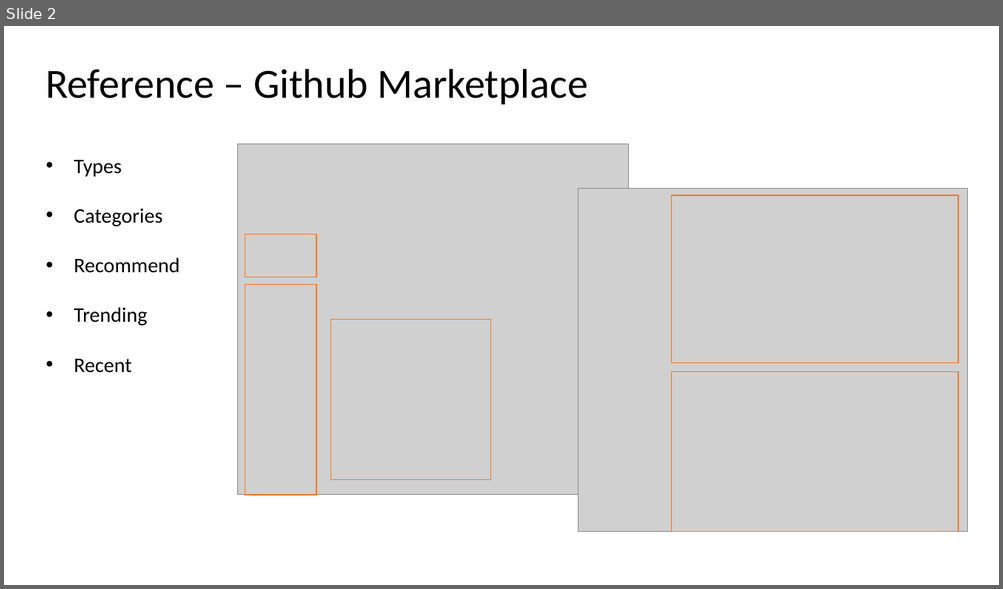
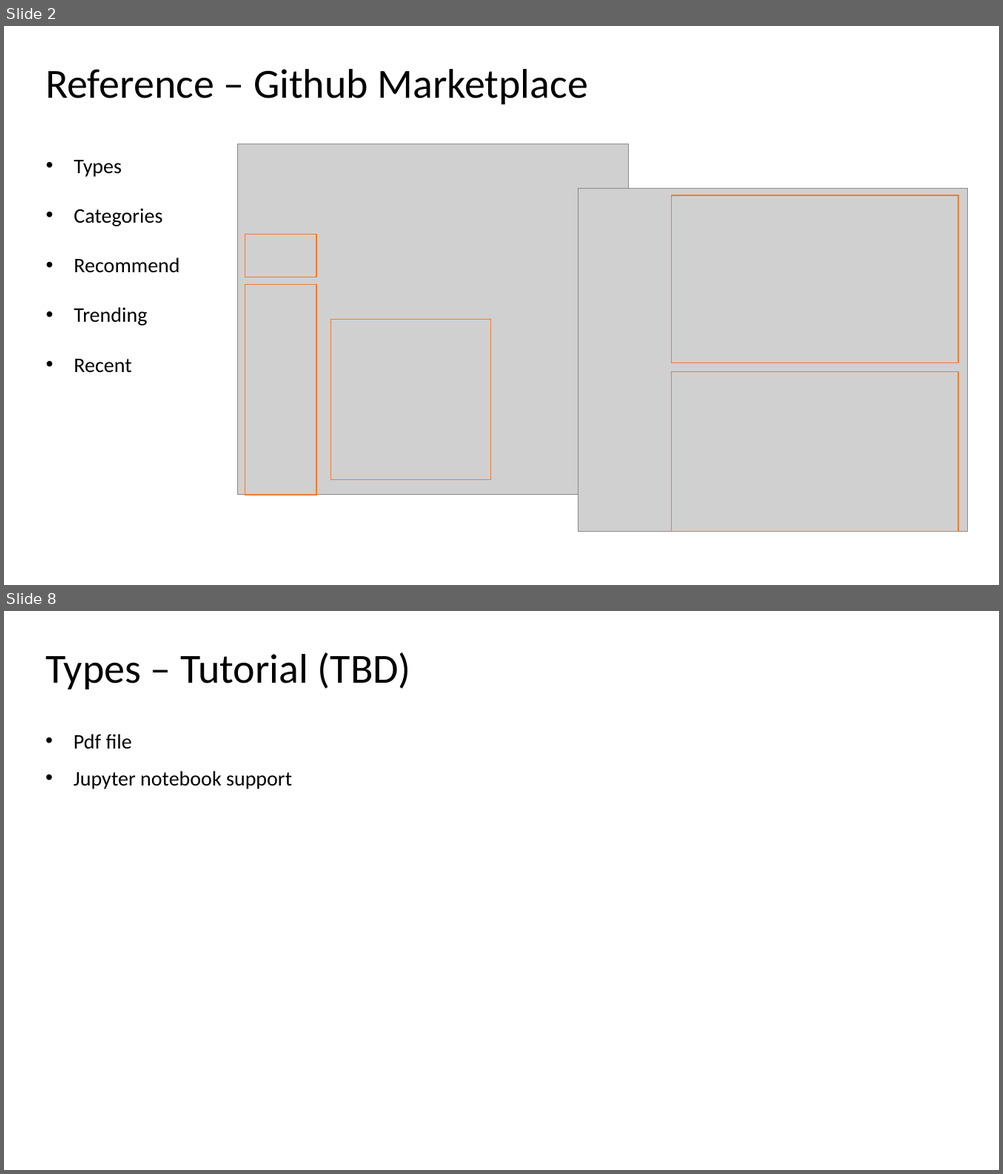
Before and after one commit to microsoft/openpaimarketplace, a slide deck: design/marketplace design user story.pptx. Shown one above the other, each under a label of ours: slide 2 before the commit, slides 2 and 8 after it; the slides between them are not shown. The pictures are 1003x589 and 1003x1174 pixels, drawn with LibreOffice and Linux fonts; fonts in the diff are those of the drawing; grey boxes stand for pictures. Boxes give left, top, right and bottom in pixels: in the first picture for what was removed or moved away, otherwise in the second. Text is boxed around its words. In the diff, an @@ line names an element or a change of style, - is before the commit and + after.

```diff
--- a/design/marketplace design user story.pptx
+++ b/design/marketplace design user story.pptx
@@ slide 8 added at (4, 611, 999, 1170), background #FFFFFF @@
@@ title added at (45, 652, 411, 689), 40 pt, text #000000 @@
+Types – Tutorial (TBD)
@@ text added at (74, 734, 292, 789), 20 pt, text #000000 @@
+• Pdf file
+• Jupyter notebook support
```
Also in this commit, not shown: 5 slides changed, 7 other slides added.
